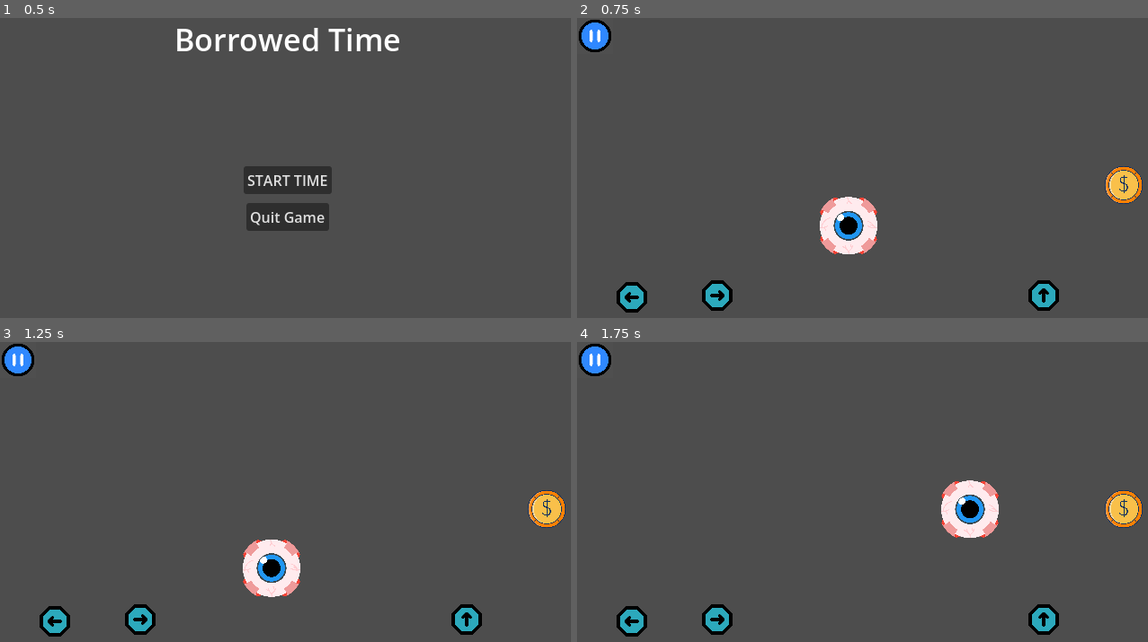
Above: before the commit, frames 1-4 (two rows, left to right).
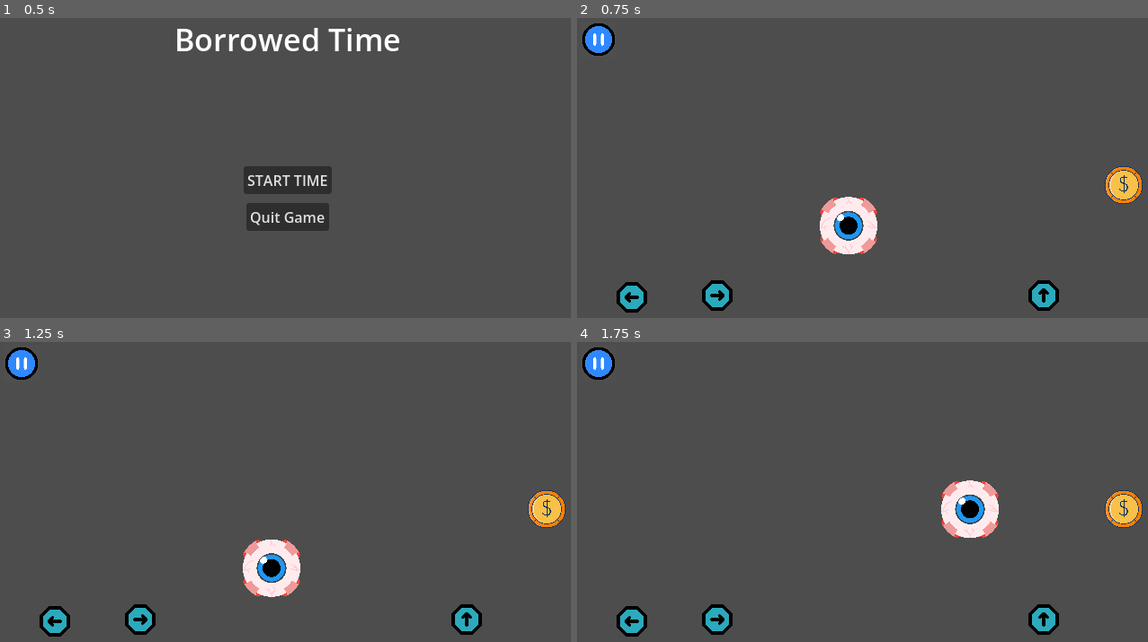
Above: after the commit, the same moments.

Repository: newgamerhb/newgamerhb_games
Game: Godot game, scene res://Scenes/Title_Screen.tscn
Same seed, same stepped clock (60 frames per second), same inputs: the game is played once before the commit and once after it.
Inputs:
- Up to frame 1 (0.5 s): no input
- Up to frame 2 (0.75 s): click "START TIME" at 0.5 s
- Up to frame 3 (1.25 s): no input
- Up to frame 4 (1.75 s): tap Enter at 1.25 s; hold D (move_right) from 1.28 s (still down); tap Space (move_up) at 1.52 s

Frame 1 is identical in both runs. In frame 2, 0.4% of the frame differs, in the area x 0-7%, y 0-13%; in frame 3, 0.4%; in frame 4, 0.4%.

Commit message:
fix TS pause

Diff:
--- a/borrowed-time/Scenes/Touch_Controls.tscn
+++ b/borrowed-time/Scenes/Touch_Controls.tscn
@@ -8,9 +8,10 @@
 script = ExtResource("1_k1qis")
 
 [node name="Pause" type="TouchScreenButton" parent="." unique_id=879379727]
+process_mode = 3
+position = Vector2(3.9999998, 3.9999998)
 scale = Vector2(0.05, 0.05)
 texture_normal = ExtResource("2_hcax0")
-action = "stop"
 
 [node name="Left" type="TouchScreenButton" parent="." unique_id=194428517]
 position = Vector2(40.999996, 290.99997)
@@ -32,7 +33,7 @@
 texture_normal = ExtResource("1_21ub8")
 action = "move_up"
 
-[connection signal="released" from="Pause" to="." method="_on_pause_released"]
+[connection signal="pressed" from="Pause" to="." method="_on_pause_pressed"]
 [connection signal="pressed" from="Left" to="." method="_on_left_pressed"]
 [connection signal="released" from="Left" to="." method="_on_left_released"]
 [connection signal="pressed" from="Right" to="." method="_on_right_pressed"]
--- a/borrowed-time/Scripts/Touch_Controls.gd
+++ b/borrowed-time/Scripts/Touch_Controls.gd
@@ -1,14 +1,15 @@
 extends CanvasLayer
 
+
 @onready var buttons: Array[TouchScreenButton] = [$Left, $Right, $Jump]
-@onready var pause: TouchScreenButton = $Pause
 
 func _ready() -> void:
 	for btn in buttons:
 		btn.pressed.connect(func(): btn.modulate.a = 0.5)
 		btn.released.connect(func(): btn.modulate.a = 1.0)
 
-
 @onready var pause_menu: CanvasLayer = $"../Pause_Menu"
-func _on_pause_released() -> void:
-	pause_menu.pause()
+@onready var pause: TouchScreenButton = $Pause
+func _on_pause_pressed() -> void:
+	get_tree().paused = true
+	pause_menu.visible = true
